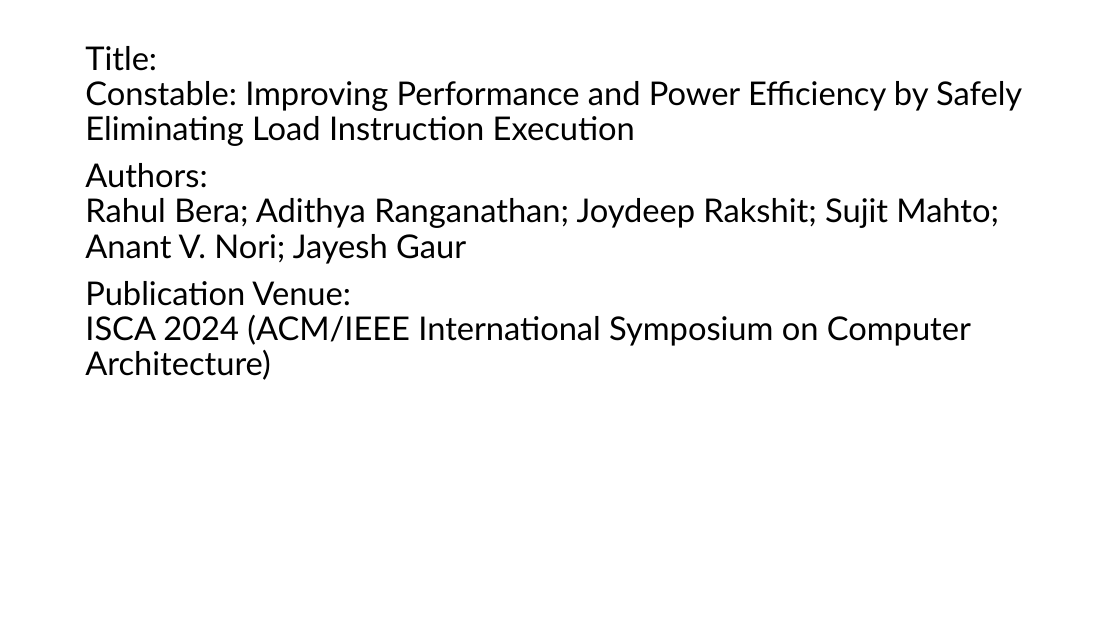
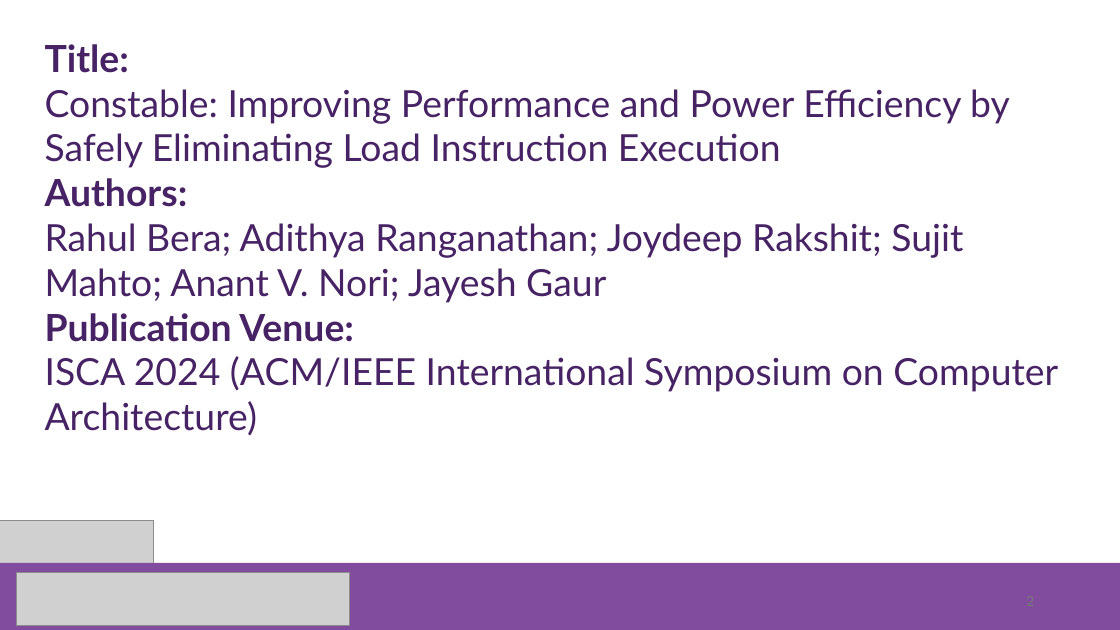
Before and after one commit to brendonsimonsen/Spring26, a slide deck: slide 2 of CS6610/Research Paper Presentation.pptx. Drawn at 1120x630 pixels with LibreOffice and Linux fonts; fonts in the diff are those of the drawing; grey boxes stand for pictures. Boxes give left, top, right and bottom in pixels: in the first picture for what was removed or moved away, otherwise in the second. Text is boxed around its words. In the diff, an @@ line names an element or a change of style, - is before the commit and + after.

```diff
--- a/CS6610/Research Paper Presentation.pptx
+++ b/CS6610/Research Paper Presentation.pptx
@@ text "Title: Constable: Improving Performance and ...": place and size @@
-text "Title: Constable: Improving Performance and ..." at <box>85,46,1022,380</box>
+text "Title: Constable: Improving Performance and ..." at <box>45,44,1058,435</box>
@@ text "Title: Constable: Improving Performance and ..." at <box>45,44,1058,435</box>: size 28 to 32 pt, text colour #000000 to #472365; bold on in "Title:", "Authors:", "Publication Venue:"; line spacing 0.9 to 1; less space between paragraphs @@
@@ freeform shape added at <box>0,524,156,577</box>, fill #814C9E @@
@@ picture added at <box>0,521,154,572</box> @@
@@ rectangle added at <box>0,563,1120,630</box>, fill #814C9E @@
@@ picture added at <box>16,572,350,626</box> @@
```
Also in this commit, not shown: 1 other slide changed, 15 slides added, 32 other files.
